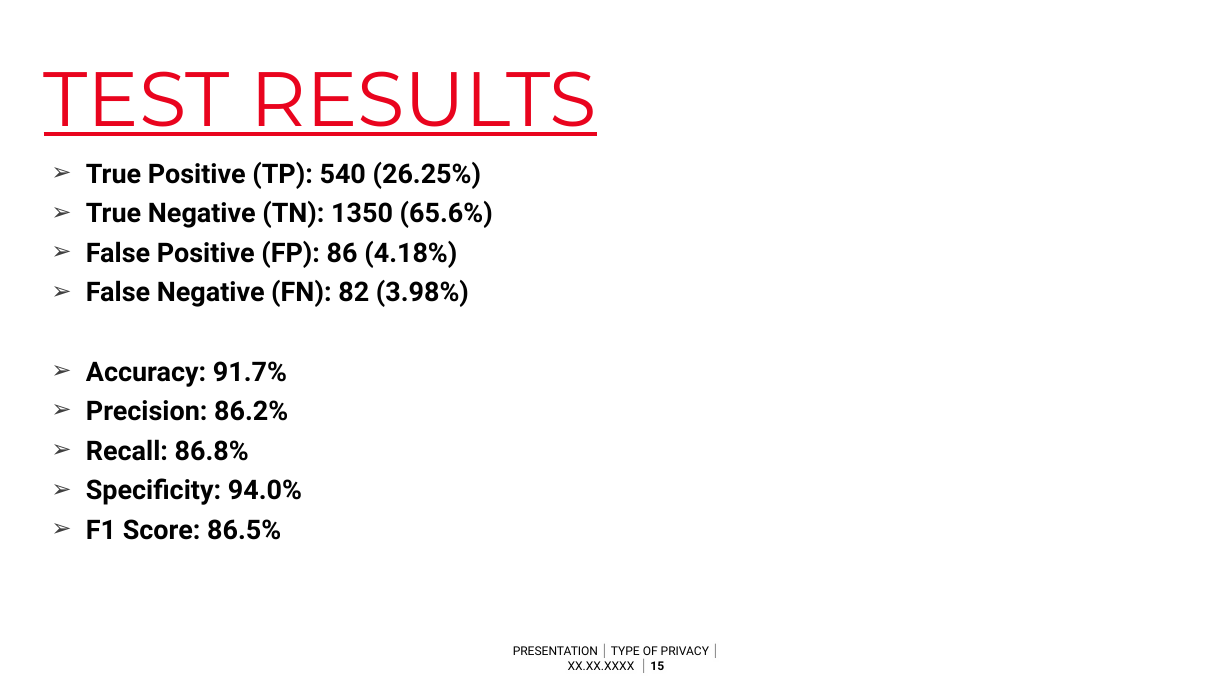
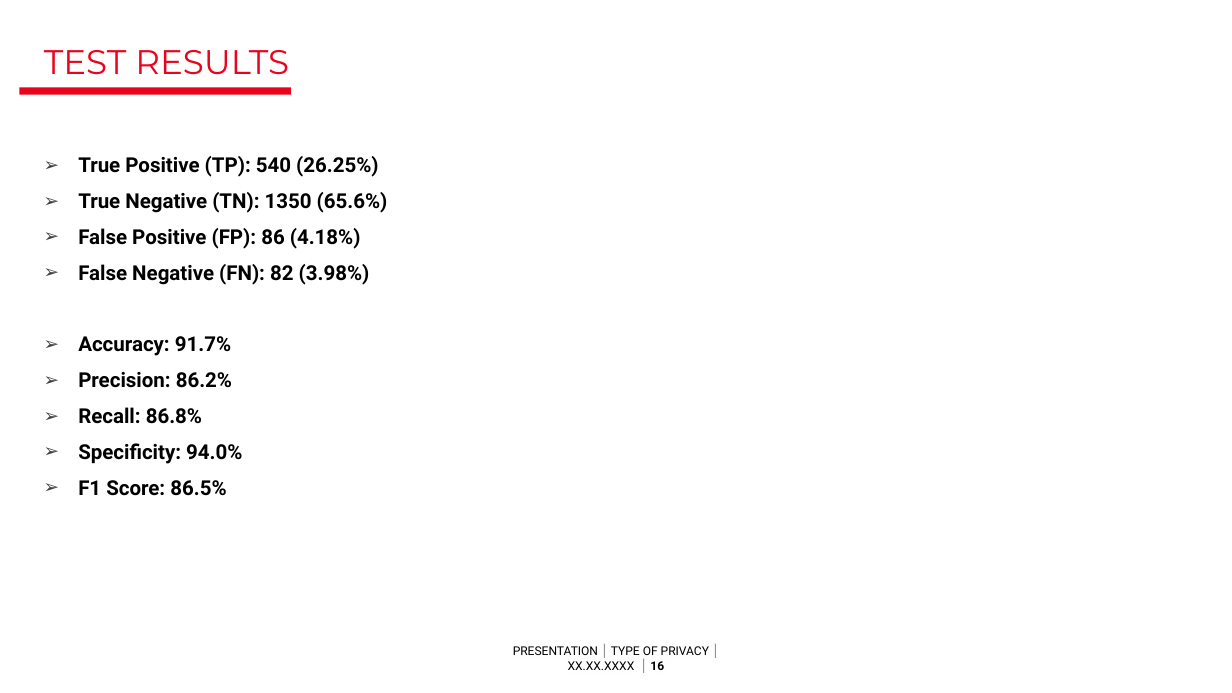
Before and after one commit to amanagrawal151/data-anonymiser, a slide deck: slide 16 of SGBOTS.pptx (slide 15 before the commit). Drawn at 1232x693 pixels with LibreOffice and Linux fonts; fonts in the diff are those of the drawing; background and template pictures are left out. Boxes give left, top, right and bottom in pixels: in the first picture for what was removed or moved away, otherwise in the second. Text is boxed around its words. In the diff, an @@ line names an element or a change of style, - is before the commit and + after.

```diff
--- a/SGBOTS.pptx
+++ b/SGBOTS.pptx
@@ title "TEST RESULTS" moved from (x1=44, y1=71, x2=597, y2=136) to (x1=44, y1=50, x2=289, y2=75) @@
@@ title "TEST RESULTS" at (x1=44, y1=50, x2=289, y2=75): size 60 to 26.7 pt, underline off @@
@@ rectangle added at (x1=19, y1=87, x2=291, y2=94), fill #E9041E @@
@@ text "True Positive (TP): 540 (26.25%)" moved from (x1=86, y1=162, x2=493, y2=540) to (x1=78, y1=156, x2=388, y2=496) @@
@@ text "True Positive (TP): 540 (26.25%)" at (x1=78, y1=156, x2=388, y2=496): size 21 to 16 pt; line spacing 0.8 to 0.9 @@
```
Also in this commit, not shown: 15 other slides changed, 2 slides added, 1 slide removed.
